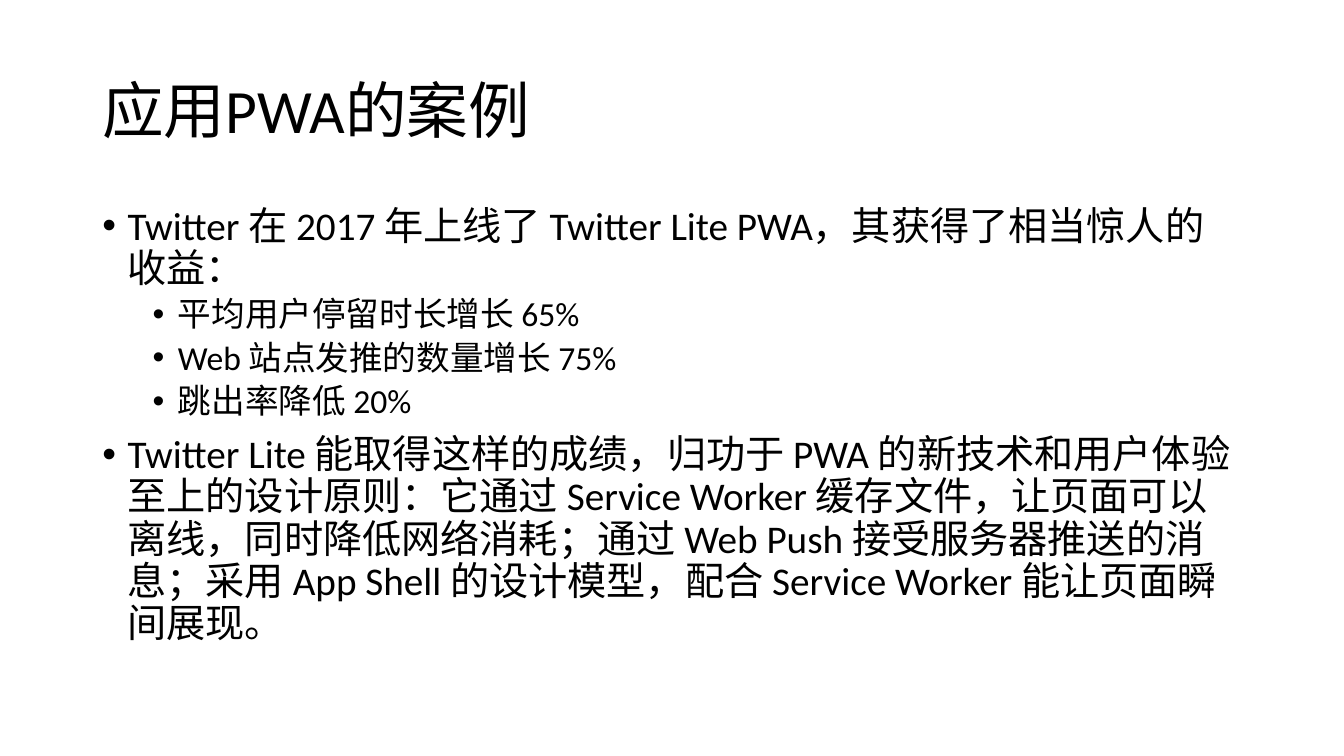
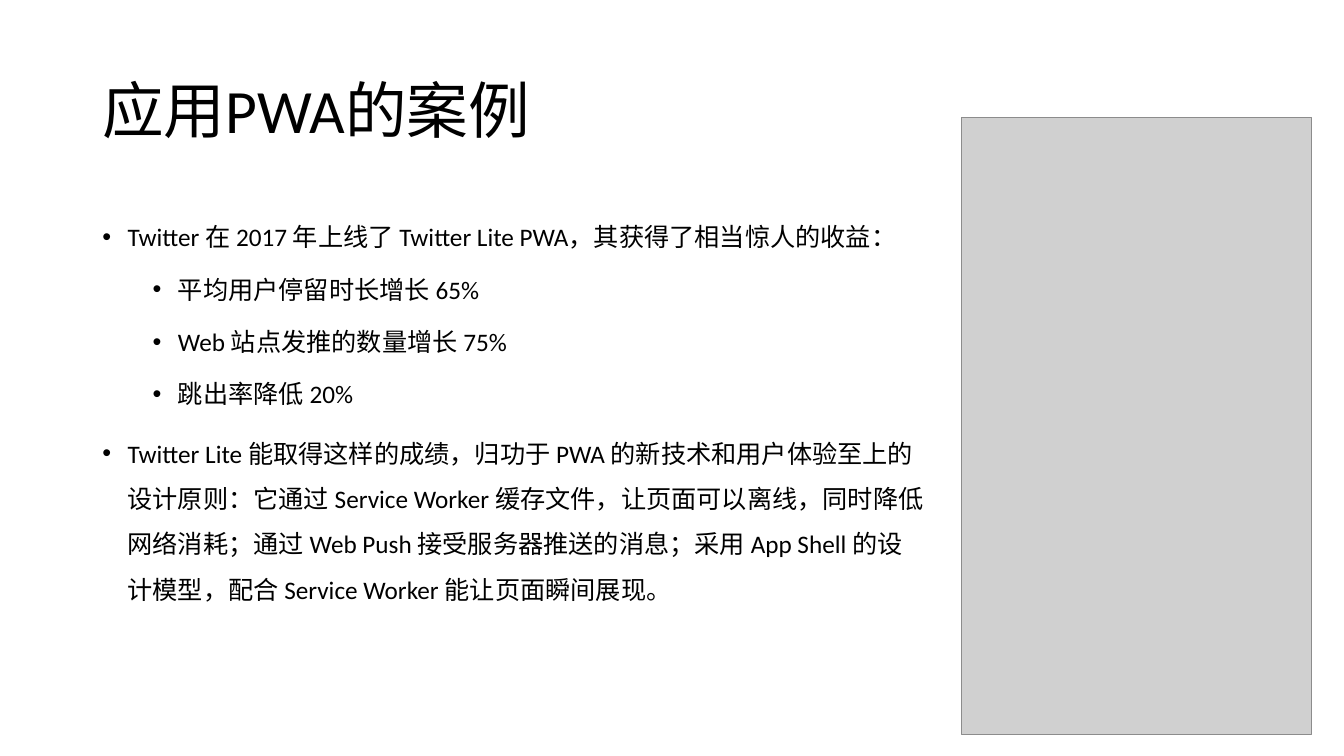
Before and after one commit to alanz2015/Study-Notes, a slide deck: slide 19 of Brief on PWA.pptx (slide 18 before the commit). Drawn at 1344x756 pixels with LibreOffice and Linux fonts; fonts in the diff are those of the drawing; grey boxes stand for pictures. Boxes give left, top, right and bottom in pixels: in the first picture for what was removed or moved away, otherwise in the second. Text is boxed around its words. In the diff, an @@ line names an element or a change of style, - is before the commit and + after.

```diff
--- a/Brief on PWA.pptx
+++ b/Brief on PWA.pptx
@@ picture added at [962,117,1313,734] @@
@@ text "Twitter 在 2017 年上线了 Twitter ..." at [128,224,923,602]: size 28 to 18 pt in "Twitter 在 2017 年上线了 Twitter Lite PWA，其获得了相当惊人的收益：", "Twitter Lite 能取得这样的成绩，归功于 PWA 的新技术和用户体验至上的设计原则：它通过 Service W ..."; size 24 to 18 pt in "平均用户停留时长增长 65%", "Web 站点发推的数量增长 75%", "跳出率降低 20%"; line spacing 0.9 to 1.5 @@
```
Also in this commit, not shown: 1 other slide changed, 1 slide added, 1 other file.
